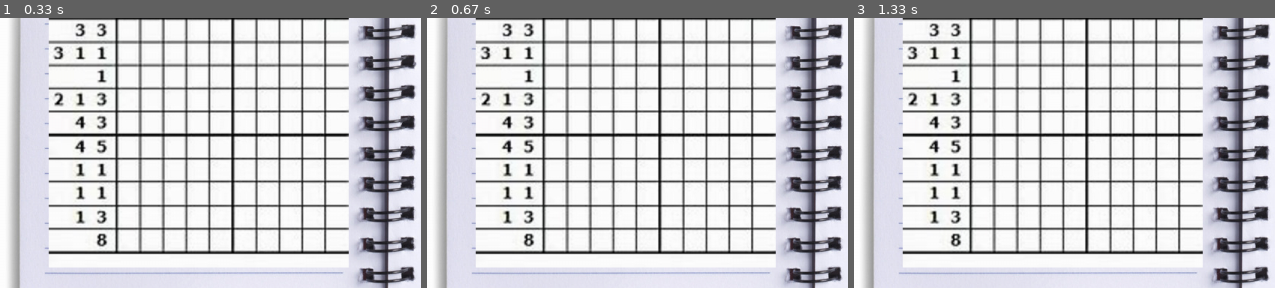
Above: before the commit, frames 1-3 (left to right).
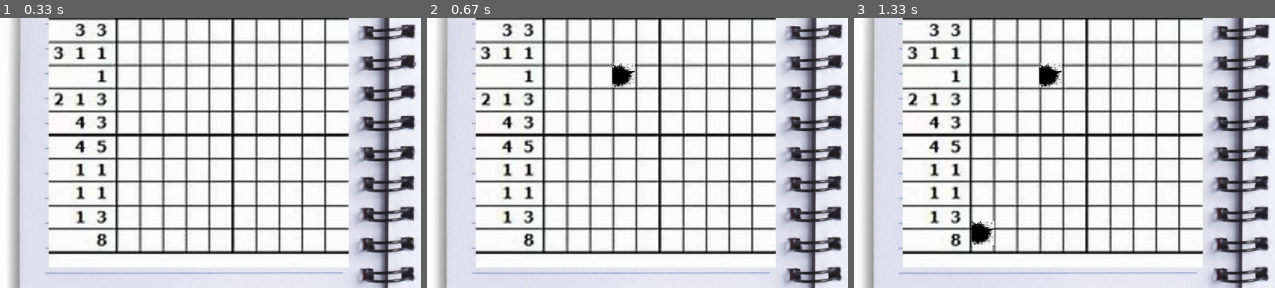
Above: after the commit, the same moments.

Repository: Blasetvrtumi/PdPygame
Game: pygame game, started from our_cozy_games/nonograma.py
Two runs of this game, one before a commit and one after it. Both use one fixed random seed, a clock stepped at 60 frames per second and the inputs below.
Inputs (mouse positions are % of the whole screen's width and height, from its top left):
- Up to frame 1 (0.33 s): no input
- Up to frame 2 (0.67 s): press the mouse at (49, 58) at 0.37 s; move the mouse to (35, 55) at 0.47 s; release the mouse at (22, 52) at 0.6 s
- Up to frame 3 (1.33 s): click (15, 77) at 0.85 s; press the mouse at (15, 77) at 1.2 s; move the mouse to (12, 62) at 1.3 s
The pictures show only the part of the screen within x 0-50%, y 39-89%; the shares and areas given below are measured in that part.

Frame 1 is identical in both runs. In frame 2, 0.4% of the frame differs, in the area x 43-50%, y 16-26%; in frame 3, 0.8%, in the area x 27-50%, y 16-85%.

Commit message:
Nonograma jugable

Diff:
--- a/our_cozy_games/nonograma.py
+++ b/our_cozy_games/nonograma.py
@@ -11,6 +11,7 @@
     carpeta = './static/src'
     background = pygame.image.load(os.path.join(carpeta, 'libreta_abierta.jpeg')).convert()
     board = pygame.image.load(os.path.join(carpeta, 'nonograma_1.jpeg')).convert() #De 400px de ancho
+    finished = pygame.image.load(os.path.join(carpeta, 'nonograma_1_completed.png')).convert()
     black_space = pygame.image.load(os.path.join(carpeta, 'black_space.png')).convert()
     big_font = pygame.font.Font('freesansbold.ttf', 42)
     text = big_font.render('Nonograma', True, text_color, )
@@ -20,8 +21,82 @@
     instructions_3 = small_font.render('Los numeros indican la ', True, text_color, )
     instructions_4 = small_font.render('cantidad de cuadrados ', True, text_color, )
     instructions_5 = small_font.render('a rellenar por fila.', True, text_color, )
-    completed = 0
-    return background, board, black_space, completed, text, instructions_1, instructions_2, instructions_3, instructions_4, instructions_5
+    completed = False
+    level = 0
+    return background, board, finished, black_space, completed, level, text, instructions_1, instructions_2, instructions_3, instructions_4, instructions_5
+
+def get_cords_with_x(x, y):
+    if y < 348:
+        return (x, 318)
+    elif y < 378:
+        return (x, 348)
+    elif y < 408:
+        return (x, 378)
+    elif y < 438:
+        return (x, 408) #378, 408, 438, 468, 498, 558, 588
+    elif y < 468:
+        return (x, 438)
+    elif y < 498:
+        return (x, 468)
+    elif y < 528:
+        return (x, 498)
+    elif y < 558:
+        return (x, 528)
+    elif y < 588:
+        return (x, 558)
+    else:
+        return (x, 588)
+
+def get_cords_with_pos(x, y):
+    if x < 247:
+        return get_cords_with_x(217, y)
+    elif x < 277:
+        return get_cords_with_x(247, y)
+    elif x < 307:
+        return get_cords_with_x(277, y)
+    elif x < 337:
+        return get_cords_with_x(307, y)
+    elif x < 367:
+        return get_cords_with_x(337, y)
+    elif x < 397:
+        return get_cords_with_x(367, y)
+    elif x < 427:
+        return get_cords_with_x(397, y)
+    elif x < 457:
+        return get_cords_with_x(427, y)
+    elif x < 487:
+        return get_cords_with_x(457, y)
+    else:
+        return get_cords_with_x(487, y)
+
+
+
+def pos_element(pos, level):
+    #if level = 0 --> necesitamos más nonogramas para implementar esto
+    (x,y) = pos
+    if x<217 or y<318:  #Mide 30 cada cuadrado
+        pass
+    elif x>527 or y>628:
+        pass
+    else:
+        return get_cords_with_pos(x, y)
+
+def fin_del_juego(posiciones):
+    print(posiciones)
+    comparativa = posiciones == {(487, 438), (307, 318), (397, 468), (427, 438), (277, 588), (487, 468), (247, 468), (457, 558), (307, 348), (427, 468), (397, 318), (487, 498), (277, 438), (247, 318), (367, 588), (457, 588), (457, 408), (427, 498), (427, 318), (307, 558), (277, 468), (247, 348), (217, 408), (457, 438), (307, 588), (307, 408), (427, 528), (427, 348), (277, 318), (487, 558), (487, 378), (367, 468), (457, 468), (217, 438), (307, 438), (427, 558), (397, 588), (487, 588), (487, 408), (277, 348), (277, 528), (247, 408), (367, 318), (217, 468), (337, 588), (427, 588), (427, 408), (307, 468), (247, 438), (367, 348)}
+
+    '''{(217, 408), (217, 438), (217, 468),
+                          (247, 318), (247, 348), (247, 408), (247, 438), (247, 468),
+                          (277, 318), (277, 348), (277, 438), (277, 468), (277, 528), (277, 588),
+                          (307, 318), (307, 348), (307, 438), (307, 468), (307, 558), (307, 588),
+                          (337, 588),
+                          (367, 318), (265, 348), (265, 468), (265, 588),
+                          (397, 318), (397, 468), (397, 588),
+                          (427, 318), (427, 348), (427, 408), (427, 438), (427, 468), (427, 498), (427, 528), (427, 558), (427, 588),
+                          (457, 408), (457, 438), (457, 468), (457, 558), (457, 588),
+                          (487, 378), (487, 408), (487, 438), (487, 468), (487, 498), (487, 558), (487, 588)}'''
+    print(comparativa)
+    return comparativa
 
 def run():
     #Screen settings
@@ -30,20 +105,19 @@
     clock = pygame.time.Clock()   #Needed for fps
 
     #Get elements needed
-    background, board, black_space, completed,text, instructions_1, instructions_2, instructions_3, instructions_4, instructions_5 = get_elements()
-
+    background, board, finished, black_space, completed, level, text, instructions_1, instructions_2, instructions_3, instructions_4, instructions_5 = get_elements()
+    pintado = []
 
     #Show in screen before loop
     screen.blit(background,(0,0))
     screen.blit(board, (125,175))
-    #screen.blit(black_space, (50,50))
     screen.blit(text, (700, 150))
     screen.blit(instructions_1, (650, 290))
     screen.blit(instructions_2, (650, 325))
     screen.blit(instructions_3, (650, 460))
     screen.blit(instructions_4, (650, 495))
     screen.blit(instructions_5, (650, 525))
-    pygame.display.flip()
+    pygame.display.flip() #botones cords x = 650, y = 460 - 525
 
     #Game loop
     running = True
@@ -52,7 +126,28 @@
         for event in pygame.event.get():
             if event.type == pygame.QUIT:
                 running = False
+            elif event.type == pygame.MOUSEBUTTONUP:
+                if not completed:
+                    pos = pygame.mouse.get_pos()
+                    cords = pos_element(pos, level)
+                    print(cords)
+                    if cords:
+                        if cords not in pintado:
+                            pintado.append(cords)
+                        else:
+                            pintado.remove(cords)
 
+                        if not fin_del_juego(set(pintado)):
+                            screen.blit(board, (125,175))
+                            for ink in pintado:
+                                screen.blit(black_space, ink)
+                        else:
+                            print('Lo has hecho')
+                            screen.blit(finished, (100,150))
+                            completed = True
+                        pygame.display.flip()
+
+                    #Manejar botones rehacer y atras
 
 
 if __name__ == '__main__':
Binary file added: our_cozy_games/static/src/nonograma_1_completed.png
